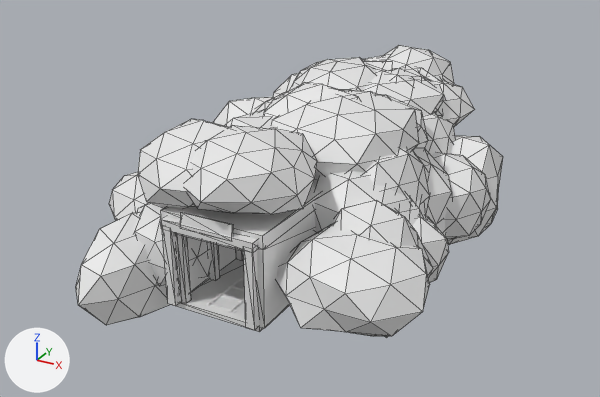
Renders of the glTF model game/art/site-mine_tunnel.glb from each side of a commit.
One viewpoint serves both versions: a 50 mm lens placed at (14.3, -20.0, 14.9), pointed at (-0.7, 7.4, 1.3). Arrows for +X, +Y and +Z are at lower left; the lights stay in place. The first picture is the older version. Mesh edges are drawn as thin lines on the coarser meshes. Vertices at exactly the same position are counted once.

The scene before the commit, as lines of its bpy script (objects in view):
```python
me_mine_tunnel_beam = bpy.data.meshes.new('mine_tunnel_beam')
me_mine_tunnel_beam.from_pydata(...)  # 240 vertices, 360 faces; spans x -1.8..1.8, y -0.3..14.8, z 0.0..3.2
me_mine_tunnel_beam.materials.append(mat_beam)  # white #e7e7e7
me_mine_tunnel_planks = bpy.data.meshes.new('mine_tunnel_planks')
me_mine_tunnel_planks.from_pydata(...)  # 8 vertices, 12 faces; spans x -1.0..1.0, y -0.28..-0.12, z 3.07..3.63
me_mine_tunnel_planks.materials.append(mat_planks)  # white #e7e7e7
me_mine_tunnel_stone = bpy.data.meshes.new('mine_tunnel_stone')
me_mine_tunnel_stone.from_pydata(...)  # 2052 vertices, 3900 faces; spans x -6.9..7.0, y -2.3..19.3, z -1.9..6.2
me_mine_tunnel_stone.materials.append(mat_stone)  # white #e7e7e7
ob_mine_tunnel_beam = bpy.data.objects.new('mine_tunnel_beam', me_mine_tunnel_beam)
ob_mine_tunnel_beam.location = (0.0, 0.0, 0.0)
ob_mine_tunnel_planks = bpy.data.objects.new('mine_tunnel_planks', me_mine_tunnel_planks)
ob_mine_tunnel_planks.location = (0.0, 0.0, 0.0)
ob_mine_tunnel_stone = bpy.data.objects.new('mine_tunnel_stone', me_mine_tunnel_stone)
ob_mine_tunnel_stone.location = (0.0, 0.0, 0.0)
```
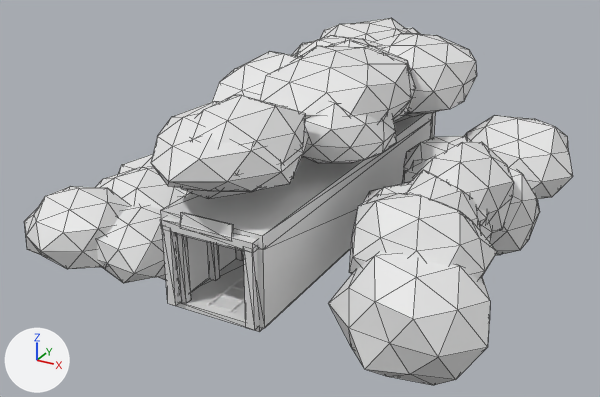
Where the change shows, as pixel boxes [x1, y1, x2, y2] in the pictures (600 x 397 px; the box of a moved part takes in the faces that stretch with it):
'mine_tunnel_stone', reshaped (29% wider, 25% taller): before [76, 45, 503, 338]; after [24, 18, 573, 385]
part 1 of me_mine_tunnel_stone, moved or reshaped: before [76, 212, 170, 325]; after [24, 186, 129, 269]
part 2 of me_mine_tunnel_stone, moved or reshaped (not visible before): after [402, 165, 488, 224]
part 3 of me_mine_tunnel_stone, moved or reshaped (not visible afterwards): before [213, 97, 273, 125]
part 4 of me_mine_tunnel_stone, moved or reshaped: before [400, 199, 428, 226]; after [363, 181, 411, 203]
part 5 of me_mine_tunnel_stone, moved or reshaped: before [276, 223, 430, 336]; after [328, 251, 490, 385]
part 6 of me_mine_tunnel_stone, moved or reshaped: before [109, 172, 148, 220]; after [96, 167, 183, 280]
part 7 of me_mine_tunnel_stone, moved or reshaped (not visible afterwards): before [423, 113, 455, 155]
part 8 of me_mine_tunnel_stone, moved or reshaped (mostly hidden afterwards): before [364, 149, 430, 213]; after [479, 221, 493, 242]
part 9 of me_mine_tunnel_stone, moved or reshaped (not visible afterwards): before [273, 73, 299, 97]
part 10 of me_mine_tunnel_stone, moved or reshaped (not visible before): after [403, 136, 472, 177]
part 11 of me_mine_tunnel_stone, moved or reshaped: before [313, 171, 411, 234]; after [405, 170, 480, 230]
part 12 of me_mine_tunnel_stone, moved or reshaped (not visible afterwards): before [412, 216, 448, 282]
part 13 of me_mine_tunnel_stone, moved or reshaped: before [133, 45, 503, 338]; after [97, 18, 573, 283]

The change, as a list of edits to the scene's bpy script:
```text
Change me_mine_tunnel_stone:
    used by ob_mine_tunnel_stone; location = (0.0, 0.0, 0.0)
    remove me_mine_tunnel_stone.from_pydata(...)  # 2052 vertices, 3900 faces; spans x -6.9..7.0, y -2.3..19.3, z -1.9..6.2
    add me_mine_tunnel_stone.from_pydata(...)  # 2052 vertices, 3900 faces; spans x -8.8..9.1, y -1.4..19.0, z -2.4..7.7
    me_mine_tunnel_stone part 1: the loose piece of 42 vertices spanning x -5.6..-2.3, y -2.3..3.3, z -1.6..2.5 is scaled about its middle by (1.44, 0.706, 0.746), then moved by (-2.4, 0.1, 1.0)
    me_mine_tunnel_stone part 2: the loose piece of 42 vertices spanning x 1.0..4.3, y 5.2..10.4, z -0.7..3.8 is scaled about its middle by (1.05, 0.931, 0.664), then moved by (2.7, 0.0, 0.8)
    me_mine_tunnel_stone part 3: the loose piece of 42 vertices spanning x -6.4..-2.4, y 7.9..11.8, z -0.3..4.3 is scaled about its middle by (1.31, 1.32, 0.785), then moved by (-1.1, 0.0, 0.0)
    me_mine_tunnel_stone part 4: the loose piece of 42 vertices spanning x 1.5..5.4, y 4.0..8.2, z -0.7..3.7 is scaled about its middle by (1.09, 1.22, 0.799), then moved by (1.6, 0.0, 0.3)
    me_mine_tunnel_stone part 5: the loose piece of 42 vertices spanning x 1.5..7.0, y -0.3..4.9, z -0.4..3.1 is scaled about its middle by (0.984, 0.894, 1.38), then moved by (2.1, 0.0, -0.7)
    me_mine_tunnel_stone part 6: the loose piece of 42 vertices spanning x -6.8..-1.8, y 1.4..5.3, z -0.3..3.3 is scaled about its middle by (1.1, 1.27, 1.16), then moved by (-0.9, 0.0, -0.5)
    me_mine_tunnel_stone part 7: the loose piece of 42 vertices spanning x 0.7..4.1, y 9.7..14.0, z 1.0..4.4 is scaled about its middle by (0.988, 1.4, 0.876), then moved by (1.9, 0.0, -1.7)
    me_mine_tunnel_stone part 8: the loose piece of 42 vertices spanning x 1.7..4.9, y 4.0..8.9, z 0.6..4.8 is scaled about its middle by (1.18, 1.18, 0.761), then moved by (2.2, 0.0, -1.0)
    me_mine_tunnel_stone part 9: the loose piece of 42 vertices spanning x -6.4..-1.4, y 13.0..17.9, z 0.6..4.4 is scaled about its middle by (0.969, 1.1, 1.16), then moved by (-2.0, 0.0, -1.0)
    me_mine_tunnel_stone part 10: the loose piece of 42 vertices spanning x 0.4..4.7, y 7.3..11.7, z -1.9..2.6 is scaled about its middle by (0.825, 0.946, 0.908), then moved by (2.0, 0.0, 1.6)
    me_mine_tunnel_stone part 11: the loose piece of 42 vertices spanning x 0.0..5.0, y 3.3..8.4, z 0.0..4.2 is scaled about its middle by (0.735, 0.942, 1.03), then moved by (3.1, 0.0, -0.2)
    me_mine_tunnel_stone part 12: the loose piece of 42 vertices spanning x 1.5..6.1, y 3.9..7.7, z -0.6..2.7 is scaled about its middle by (0.969, 1.16, 1.32), then moved by (1.1, 0.0, -0.3)
    me_mine_tunnel_stone part 13: 1008 of 2052 vertices moved; they spanned x -6.9..6.2, y -0.8..17.9, z -1.8..6.2 and now span x -8.5..9.1, y -1.4..18.0, z -2.4..7.7; mean shift (0.0, 0.0, 0.9); largest move (5.8, 12.6, -0.6) -> (8.5, 12.6, 1.6)
    other edits to the shape of me_mine_tunnel_stone do not show in these pictures
```
